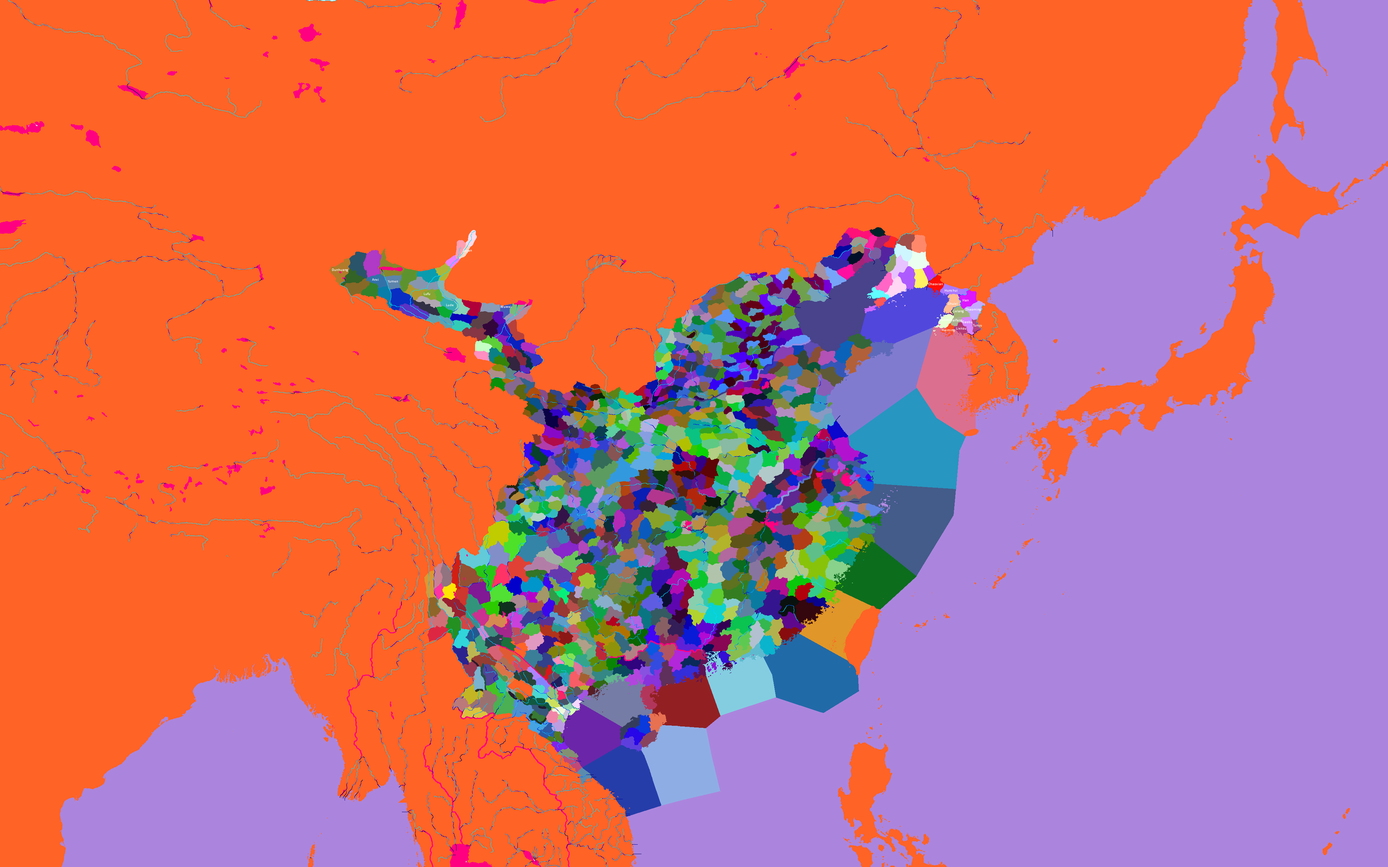
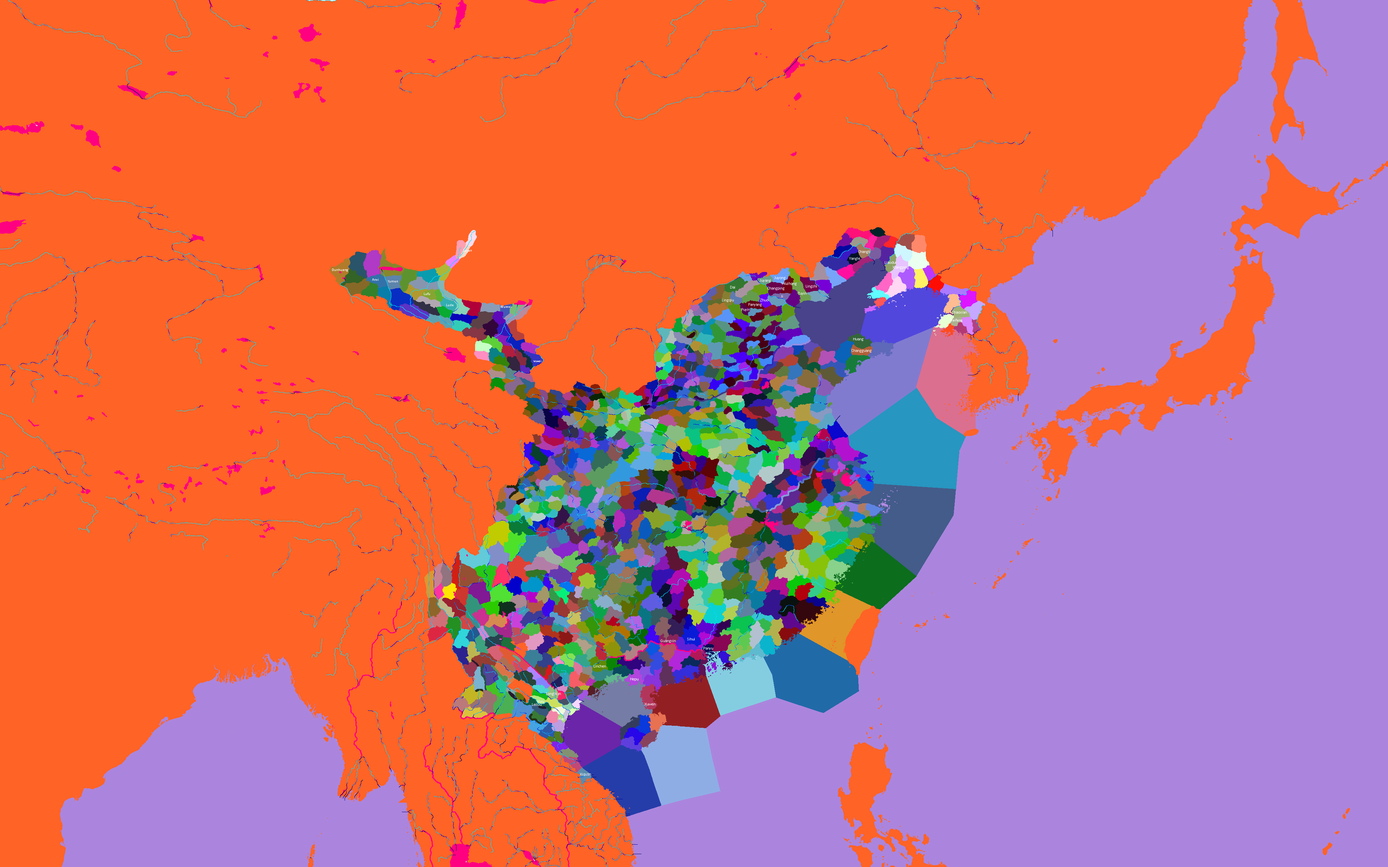
Layer changes from the first 1388×867 image to the second:
painted on "Names" over (533, 250, 982, 777)
added layer "Leilou" above "Xiyu" over (531, 703, 542, 706)
added layer "Xiyu" above "Province Map" over (536, 700, 544, 704)
painted on "Province Map" over (525, 246, 874, 708)
